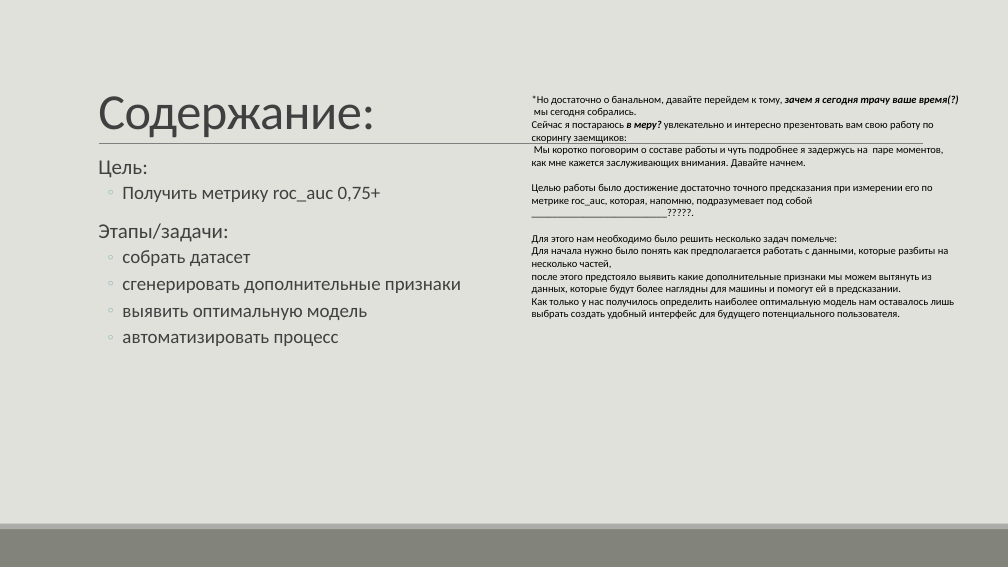
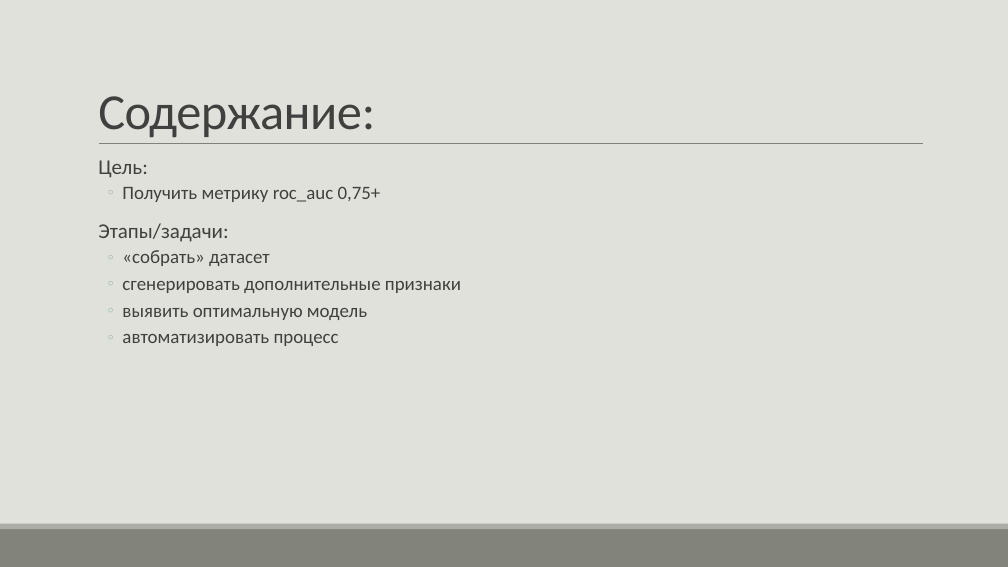
Before and after one commit to Fennec120/grad_2, a slide deck: slide 3 of защита_презентация.pptx. Drawn at 1008x567 pixels with LibreOffice and Linux fonts; fonts in the diff are those of the drawing. Boxes give left, top, right and bottom in pixels: in the first picture for what was removed or moved away, otherwise in the second. Text is boxed around its words. In the diff, an @@ line names an element or a change of style, - is before the commit and + after.

```diff
--- a/защита_презентация.pptx
+++ b/защита_презентация.pptx
@@ text removed at (532,95,959,319) @@
-*Но достаточно о банальном, давайте перейдем к тому, зачем я сегодня трачу ваше время(?) мы сегодня собрались.
-Сейчас я постараюсь в меру? увлекательно и интересно презентовать вам свою работу по скорингу заемщиков:
-Мы коротко поговорим о составе работы и чуть подробнее я задержусь на паре моментов, как мне кажется заслуживающих внимания. Давайте начнем.
-Целью работы было достижение достаточно точного предсказания при измерении его по метрике roc_auc, которая, напомню, подразумевает под собой __________________________?????.
-Для этого нам необходимо было решить несколько задач помельче:
-Для начала нужно было понять как предполагается работать с данными, которые разбиты на несколько частей,
-после этого предстояло выявить какие дополнительные признаки мы можем вытянуть из данных, которые будут более наглядны для машины и помогут ей в предсказании.
-Как только у нас получилось определить наиболее оптимальную модель нам оставалось лишь выбрать создать удобный интерфейс для будущего потенциального пользователя.
@@ text at (122,250,270,266): text changed @@
-  ◦ собрать датасет
+  ◦ «собрать» датасет
```
Also in this commit, not shown: 5 other slides changed, 6 slides added, 3 slides removed, 2 other files.
